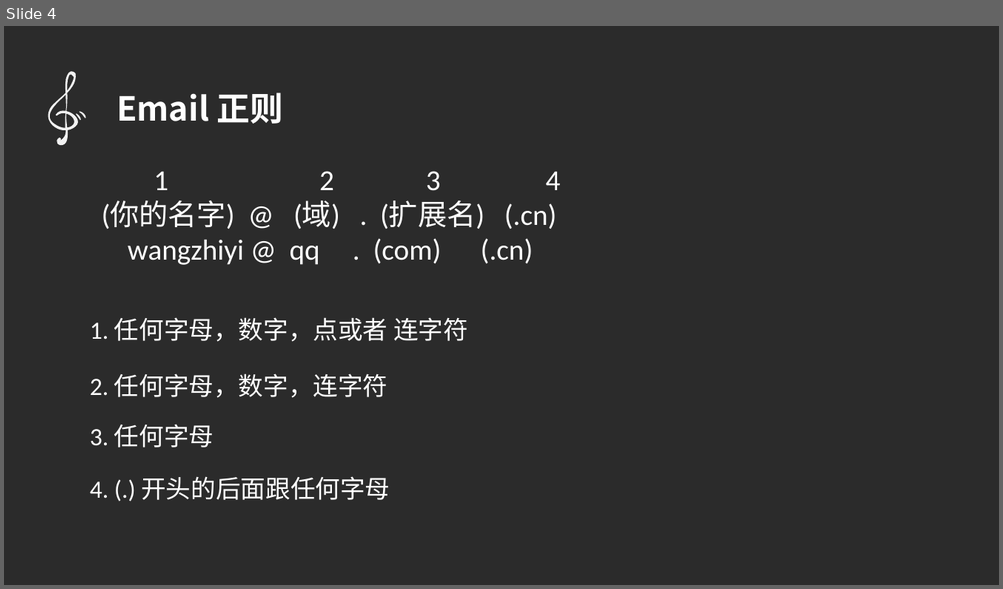
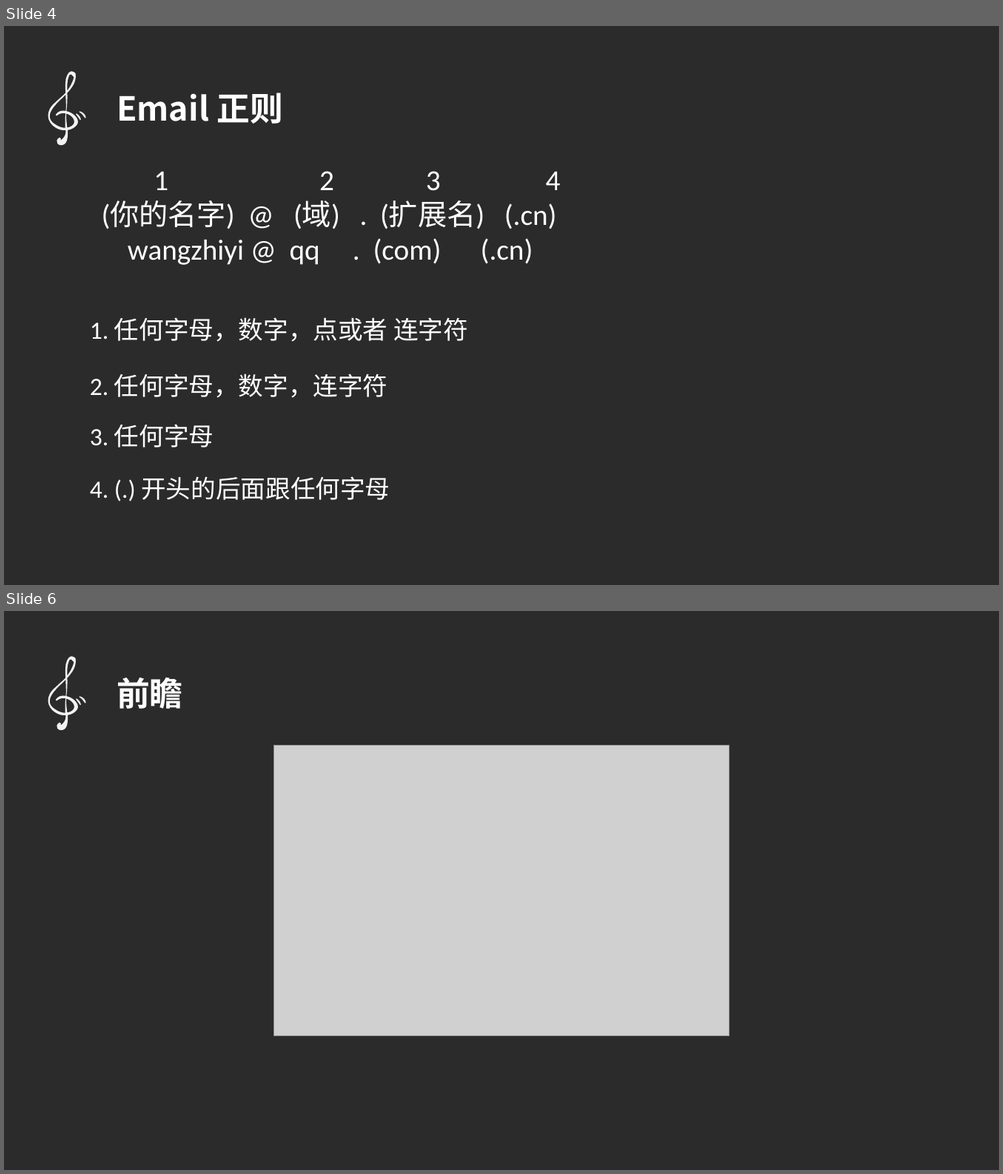
Before and after one commit to qq449245884/chromeTouir, a slide deck: 正则表达式/ppt.pptx. Shown one above the other, each under a label of ours: slide 4 before the commit, slides 4 and 6 after it; the slides between them are not shown. The pictures are 1003x589 and 1003x1174 pixels, drawn with LibreOffice and Linux fonts; fonts in the diff are those of the drawing; grey boxes stand for pictures; background and template pictures are left out; a plain dark background stands for a picture behind light text. Boxes give left, top, right and bottom in pixels: in the first picture for what was removed or moved away, otherwise in the second. Text is boxed around its words. In the diff, an @@ line names an element or a change of style, - is before the commit and + after.

```diff
--- a/正则表达式/ppt.pptx
+++ b/正则表达式/ppt.pptx
@@ slide 6 added at (x1=4, y1=611, x2=999, y2=1170), background picture (left out) @@
@@ freeform shape added at (x1=37, y1=652, x2=94, y2=735), fill #F2F2F2 @@
@@ freeform shape added at (x1=74, y1=698, x2=82, y2=706), fill #F2F2F2 @@
@@ freeform shape added at (x1=77, y1=696, x2=88, y2=703), fill #F2F2F2 @@
@@ text added at (x1=116, y1=678, x2=183, y2=709), 32 pt, text #FFFFFF, bold @@
+前瞻
@@ picture added at (x1=273, y1=745, x2=729, y2=1036) @@
```
Also in this commit, not shown: 1 other slide added, 1 other file.
